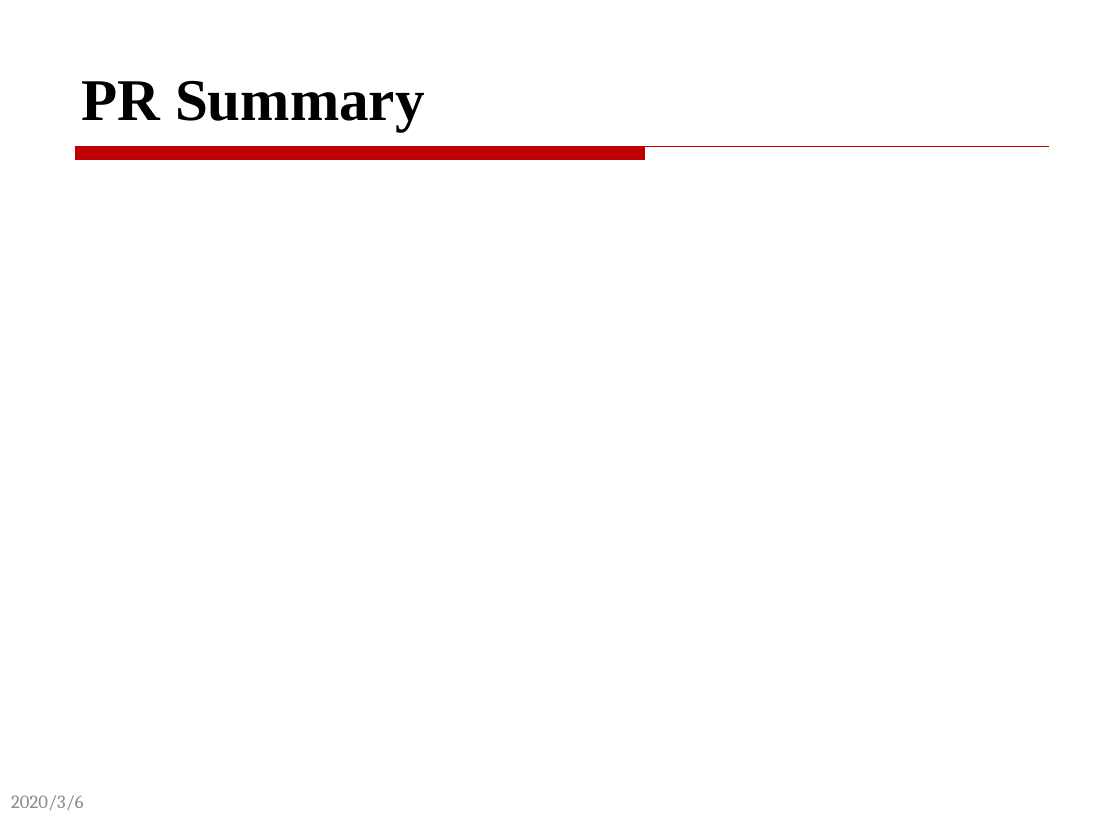
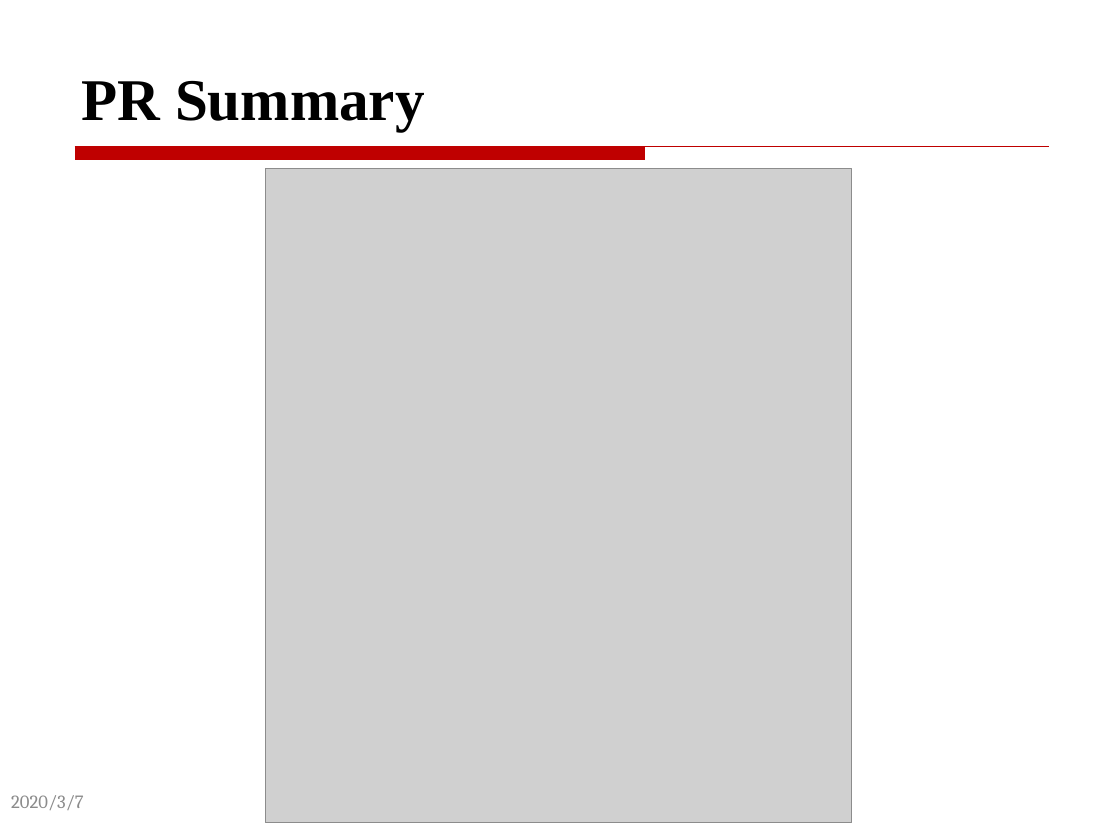
Before and after one commit to JonStark3123/django-postgres-stack, a slide deck: slide 12 of presentation.pptx (slide 6 before the commit). Drawn at 1120x840 pixels with LibreOffice and Linux fonts; fonts in the diff are those of the drawing; grey boxes stand for pictures. Boxes give left, top, right and bottom in pixels: in the first picture for what was removed or moved away, otherwise in the second. Text is boxed around its words. In the diff, an @@ line names an element or a change of style, - is before the commit and + after.

```diff
--- a/presentation.pptx
+++ b/presentation.pptx
@@ picture added at (265, 168, 852, 822) @@
@@ text at (11, 795, 83, 810): text changed @@
-2020/3/6
+2020/3/7
```
Also in this commit, not shown: 4 other slides changed, 7 slides added, 1 other file.
